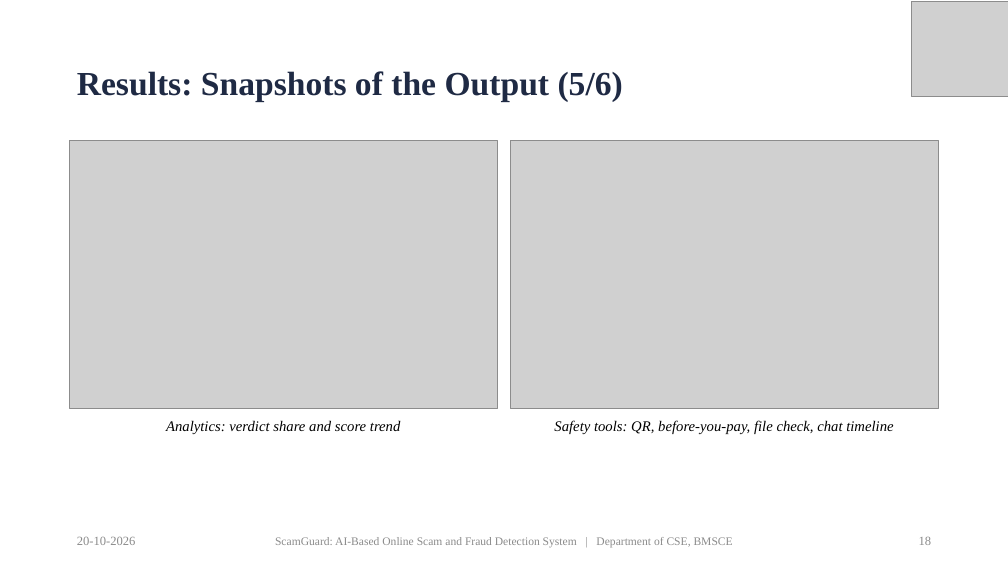
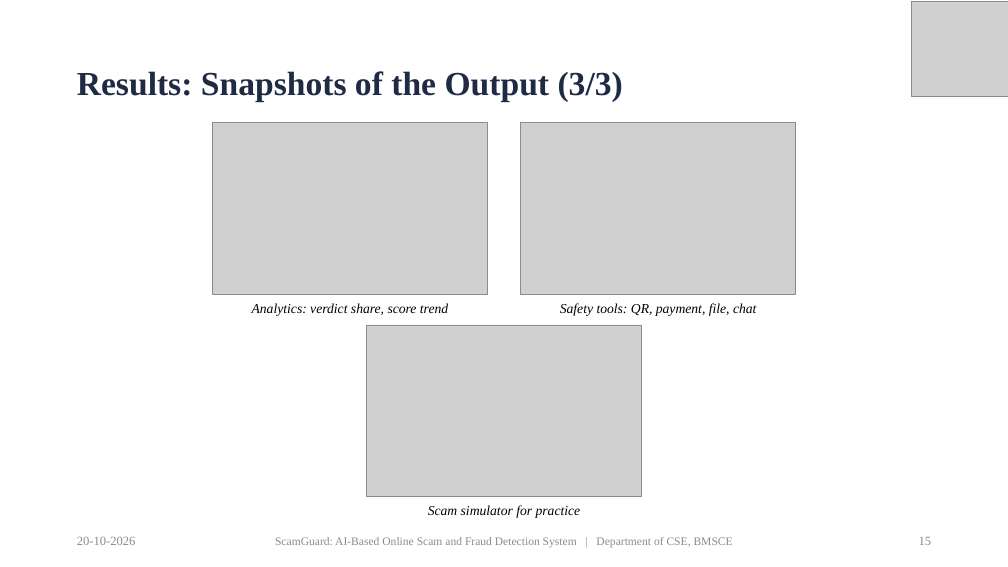
Before and after one commit to priyamthakur275/ScamGuard-AI, a slide deck: slide 15 of docs/presentation/ScamGuard_PP2_Presentation.pptx (slide 18 before the commit). Drawn at 1008x567 pixels with LibreOffice and Linux fonts; fonts in the diff are those of the drawing; grey boxes stand for pictures. Boxes give left, top, right and bottom in pixels: in the first picture for what was removed or moved away, otherwise in the second. Text is boxed around its words. In the diff, an @@ line names an element or a change of style, - is before the commit and + after.

Commit message:
Final copies: report layout pass, balanced paper columns, 20-slide presentation

```diff
--- a/docs/presentation/ScamGuard_PP2_Presentation.pptx
+++ b/docs/presentation/ScamGuard_PP2_Presentation.pptx
@@ title at box(77, 71, 623, 102): text changed @@
-Results: Snapshots of the Output (5/6)
+Results: Snapshots of the Output (3/3)
@@ picture: place and size @@
-picture at box(70, 141, 498, 408)
+picture at box(212, 123, 488, 294)
@@ picture: place and size @@
-picture at box(510, 141, 939, 408)
+picture at box(521, 123, 796, 294)
@@ text at box(252, 303, 448, 316): text changed; size 14 to 13 pt @@
-Analytics: verdict share and score trend
+Analytics: verdict share, score trend
@@ picture added at box(367, 325, 642, 497) @@
@@ text at box(560, 303, 756, 316): text changed; size 14 to 13 pt @@
-Safety tools: QR, before-you-pay, file check, chat timeline
+Safety tools: QR, payment, file, chat
@@ text added at box(428, 505, 581, 518), 13 pt, text #000000, italic @@
+Scam simulator for practice
@@ page number at box(919, 537, 932, 545): text changed @@
-18
+15
```
Also in this commit, not shown: 4 other slides changed, 5 slides removed, 4 other files.
